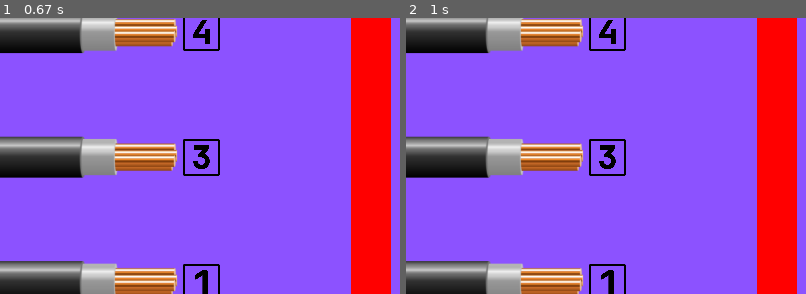
Above: before the commit, frames 1-2 (left to right).
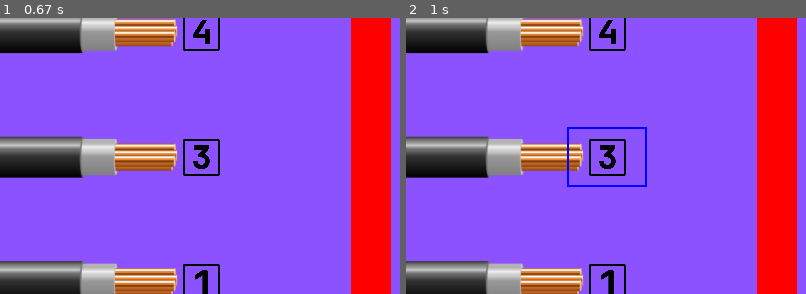
Above: after the commit, the same moments.

Repository: Moon-suny/projet_info_Becile
Game: pygame game, started from Jeu1/Main_Jeu_1.py
Same seed, same stepped clock (60 frames per second), same inputs: the game is played once before the commit and once after it.
Inputs (mouse positions are % of the whole screen's width and height, from its top left):
- Up to frame 1 (0.67 s): no input
- Up to frame 2 (1 s): click (26, 51) at 0.88 s
The pictures show only the part of the screen within x 4-54%, y 25-75%; the shares and areas given below are measured in that part.

Frame 1 is identical in both runs. In frame 2, 0.5% of the frame differs, in the area x 40-61%, y 39-62%.

Commit message:
Ajout de la gestion des contours et de l'état des boutons dans Jeu1 + modif fonction create_button pour avoir plus de param (jeu1)

Diff:
--- a/Jeu1/Main_Jeu_1.py
+++ b/Jeu1/Main_Jeu_1.py
@@ -18,6 +18,7 @@
 # Couleur
 vert = (0, 255, 0)
 rouge = (255, 0, 0)
+bleu = (0, 0, 255)
 
 # Dictionnaire initial des positions
 positions = {
@@ -44,6 +45,9 @@
         "text": "",  # Texte (vide si image)
         "image_path": "Jeu1/Img_Button/Logo_Cable_G/1.png", # Chemin/nom de l'image (vide si texte)
         "scale_factor": 0.1,  # Facteur d'échelle pour le bouton 1
+        "outline_color": bleu,  # Couleur du contour
+        "is_clicked": False,  # Indique si le bouton est cliqué
+        "outline_width": 2,  # Largeur du contour
     },
     {   # Bouton 2
         "name" : "2",
@@ -51,6 +55,9 @@
         "text": "",  # Texte (vide si image)
         "image_path": "Jeu1/Img_Button/Logo_Cable_G/2.png", # Chemin/nom de l'image (vide si texte)
         "scale_factor": 0.1,  # Facteur d'échelle pour le bouton 1
+        "outline_color": bleu,  # Couleur du contour
+        "is_clicked": False,  # Indique si le bouton est cliqué
+        "outline_width": 2,  # Largeur du contour
     },
     {   # Bouton 3
         "name" : "3",
@@ -58,6 +65,9 @@
         "text": "",  # Texte (vide si image)
         "image_path": "Jeu1/Img_Button/Logo_Cable_G/3.png", # Chemin/nom de l'image (vide si texte)
         "scale_factor": 0.1,  # Facteur d'échelle pour le bouton 1
+        "outline_color": bleu,  # Couleur du contour
+        "is_clicked": False,  # Indique si le bouton est cliqué
+        "outline_width": 2,  # Largeur du contour
     },
     {   # Bouton 4
         "name" : "4",
@@ -65,6 +75,9 @@
         "text": "",  # Texte (vide si image)
         "image_path": "Jeu1/Img_Button/Logo_Cable_G/4.png", # Chemin/nom de l'image (vide si texte)
         "scale_factor": 0.1,  # Facteur d'échelle pour le bouton 1
+        "outline_color": bleu,  # Couleur du contour
+        "is_clicked": False,  # Indique si le bouton est cliqué
+        "outline_width": 2,  # Largeur du contour
     },
     {   # Bouton 5
         "name" : "5",
@@ -72,6 +85,9 @@
         "text": "",  # Texte (vide si image)
         "image_path": "Jeu1/Img_Button/Logo_Cable_G/5.png", # Chemin/nom de l'image (vide si texte)
         "scale_factor": 0.1,  # Facteur d'échelle pour le bouton 1
+        "outline_color": bleu,  # Couleur du contour
+        "is_clicked": False,  # Indique si le bouton est cliqué
+        "outline_width": 2,  # Largeur du contour
     },
     {   # Bouton A
         "name" : "A",
@@ -79,6 +95,9 @@
         "text": "",  # Texte (vide si image)
         "image_path": "Jeu1/Img_Button/Logo_Cable_D/A.png", # Chemin/nom de l'image (vide si texte)
         "scale_factor": 0.1,  # Facteur d'échelle pour le bouton 1
+        "outline_color": bleu,  # Couleur du contour
+        "is_clicked": False,  # Indique si le bouton est cliqué
+        "outline_width": 2,  # Largeur du contour
     },
     {   # Bouton B
         "name" : "B",
@@ -86,6 +105,9 @@
         "text": "",  # Texte (vide si image)
         "image_path": "Jeu1/Img_Button/Logo_Cable_D/B.png", # Chemin/nom de l'image (vide si texte)
         "scale_factor": 0.1,  # Facteur d'échelle pour le bouton 1
+        "outline_color": bleu,  # Couleur du contour
+        "is_clicked": False,  # Indique si le bouton est cliqué
+        "outline_width": 2,  # Largeur du contour
     },
     {   # Bouton C
         "name" : "C",
@@ -93,6 +115,9 @@
         "text": "",  # Texte (vide si image)
         "image_path": "Jeu1/Img_Button/Logo_Cable_D/C.png", # Chemin/nom de l'image (vide si texte)
         "scale_factor": 0.1,  # Facteur d'échelle pour le bouton 1
+        "outline_color": bleu,  # Couleur du contour
+        "is_clicked": False,  # Indique si le bouton est cliqué
+        "outline_width": 2,  # Largeur du contour
     },
     {   # Bouton D
         "name" : "D",
@@ -100,6 +125,9 @@
         "text": "",  # Texte (vide si image)
         "image_path": "Jeu1/Img_Button/Logo_Cable_D/D.png", # Chemin/nom de l'image (vide si texte)
         "scale_factor": 0.1,  # Facteur d'échelle pour le bouton 1
+        "outline_color": bleu,  # Couleur du contour
+        "is_clicked": False,  # Indique si le bouton est cliqué
+        "outline_width": 2,  # Largeur du contour
     },
     {   # Bouton E
         "name" : "E",
@@ -107,6 +135,9 @@
         "text": "",  # Texte (vide si image)
         "image_path": "Jeu1/Img_Button/Logo_Cable_D/E.png", # Chemin/nom de l'image (vide si texte)
         "scale_factor": 0.1,  # Facteur d'échelle pour le bouton 1
+        "outline_color": bleu,  # Couleur du contour
+        "is_clicked": False,  # Indique si le bouton est cliqué
+        "outline_width": 2,  # Largeur du contour
     },
 ]
 
@@ -143,6 +174,7 @@
 
                     # Vérifier si le bouton a été cliqué
                     if check_button_clicked(button["rect"], event):
+                        button["is_clicked"] = True  # Mettre à jour l'état du bouton cliqué
 
                         if not waiting_for_second_click:
                             # Premier clic détecté
@@ -162,6 +194,12 @@
                                 if ((First_button_use + Second_button_use) and (Second_button_use + First_button_use)) not in Rep_give: # not in Rep_give remplace
                                     Rep_give.add(First_button_use + Second_button_use)
 
+                            else: # Réponse incorrecte
+                                # Réinitialiser l'état des boutons cliqués
+                                for button in buttons:
+                                    if button["name"] == First_button_use or button["name"] == Second_button_use:
+                                        button["is_clicked"] = False
+
                             # Réinitialiser les boutons pour un nouveau tour
                             First_button_use = None
                             Second_button_use = None
@@ -174,13 +212,15 @@
         # Dessiner les boutons
         for button in buttons:
             create_button(
-                screen,
-                button["rect"],
+                screen, button["rect"],
                 text=button["text"],
                 image_path=button["image_path"],
                 scale_factor=button["scale_factor"],
                 font=button.get("font"),
-                button_color=button.get("button_color", DEFAULT_BUTTON_COLOR)
+                button_color=button.get("button_color", DEFAULT_BUTTON_COLOR),
+                outline_color=button.get("outline_color"),
+                is_clicked=button.get("is_clicked"),
+                outline_width=button.get("outline_width")
             )
 
         # Calcul et dessiner la barre de progression
--- a/Jeu1/lib_jeu1_pygame.py
+++ b/Jeu1/lib_jeu1_pygame.py
@@ -18,11 +18,14 @@
         text="",
         font=None,
         image_path=None,
-        scale_factor=1.0
+        scale_factor=1.0,
+        outline_color=None,
+        is_clicked=False,
+        outline_width=2,
         ):
-
     """
     Crée et dessine un bouton sur l'écran. Peut utiliser une image comme bouton.
+    Dessine un contour si le bouton est cliqué.
 
     :param screen: Surface Pygame sur laquelle dessiner le bouton.
     :param rect: Rectangle définissant la position initiale et la taille du bouton.
@@ -31,27 +34,23 @@
     :param font: Police de texte à utiliser. Si None, utilise la police par défaut.
     :param image_path: Chemin de l'image à utiliser comme bouton.
     :param scale_factor: Facteur d'échelle pour redimensionner l'image et le rectangle du bouton.
+    :param outline_color: Couleur du contour à dessiner lorsque le bouton est cliqué.
+    :param is_clicked: Indique si le bouton est cliqué.
+    :param outline_width: Largeur du contour à dessiner lorsque le bouton est cliqué.
     """
 
     if image_path:
-
         # Charger l'image
         image = pygame.image.load(image_path)
-
         # Obtenir la taille de l'image
         image_rect = image.get_rect()
-
         # Mettre à jour la taille du rectangle pour correspondre à celle de l'image, en appliquant le facteur d'échelle
         rect.width, rect.height = int(image_rect.width * scale_factor), int(image_rect.height * scale_factor)
-
         # Redimensionner l'image
         image = pygame.transform.scale(image, (rect.width, rect.height))
-
         # Dessiner l'image
         screen.blit(image, rect.topleft)
-
     else:
-
         # Dessiner le rectangle du bouton
         pygame.draw.rect(screen, button_color, rect)
 
@@ -61,6 +60,10 @@
     text_surface = font.render(text, True, DEFAULT_TEXT_COLOR)
     text_rect = text_surface.get_rect(center=rect.center)
     screen.blit(text_surface, text_rect)
+
+    # Dessiner le contour si le bouton est cliqué
+    if is_clicked and outline_color:
+        pygame.draw.rect(screen, outline_color, rect, outline_width) # Dessiner le contour du bouton
 
 ################################################################################
 #               Fonction de vérification des clics sur les boutons
